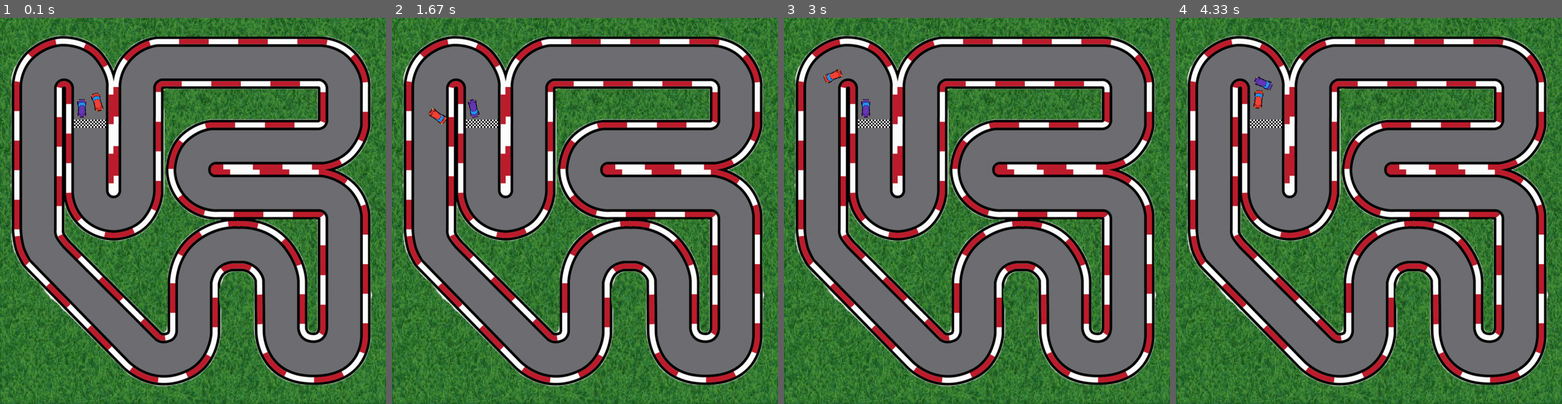
Above: before the commit, frames 1-4 (left to right).
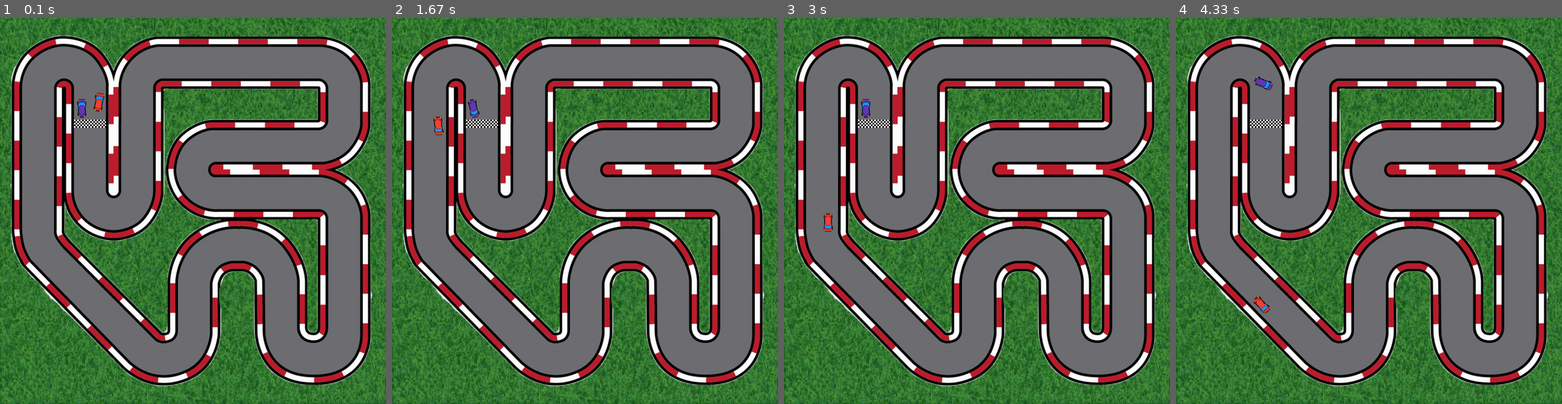
Above: after the commit, the same moments.

Repository: AmirmasoudCS/Pygame-Course
Game: pygame game, started from project_04/main.py
Same seed, same stepped clock (60 frames per second), same inputs: the game is played once before the commit and once after it.
Inputs:
- Up to frame 1 (0.1 s): no input
- Up to frame 2 (1.67 s): hold D 0.33-0.8 s; hold D 1.17-1.63 s
- Up to frame 3 (3 s): hold A 1.67-2.2 s; hold A 2.57-2.97 s
- Up to frame 4 (4.33 s): hold W 3-3.37 s; hold D 3.4-4.03 s; hold S from 4.07 s (still down)

The runs differ from the first frame. In frame 1, less than 0.1% of the frame differs, in the area x 23-28%, y 19-25%; in frame 2, 0.2%; in frame 3, 0.2%, in the area x 10-16%, y 13-56%; in frame 4, 0.2%.

Commit message:
Final fix on the follow path algorithm

Diff:
--- a/project_04/main.py
+++ b/project_04/main.py
@@ -178,22 +178,23 @@
         if len(self.path) < 2:
             return
 
-        if self.current_point >= len(self.path):
-            self.current_point = 0
-
-        look_ahead = 8
-        target_index = (self.current_point + look_ahead) % len(self.path)
+        nearest_index = min(
+            range(len(self.path)),
+            key=lambda i: math.hypot(
+                self.path[i][0] - self.x,
+                self.path[i][1] - self.y
+            )
+        )
+
+        self.current_point = nearest_index
+
+        look_ahead = 2
+        target_index = (nearest_index + look_ahead) % len(self.path)
 
         target_x, target_y = self.path[target_index]
 
         dx = target_x - self.x
         dy = target_y - self.y
-
-        distance = math.hypot(dx, dy)
-
-        if distance < 20:
-            self.current_point += 1
-            return
 
         target_angle = math.degrees(
             math.atan2(-dx, -dy)
